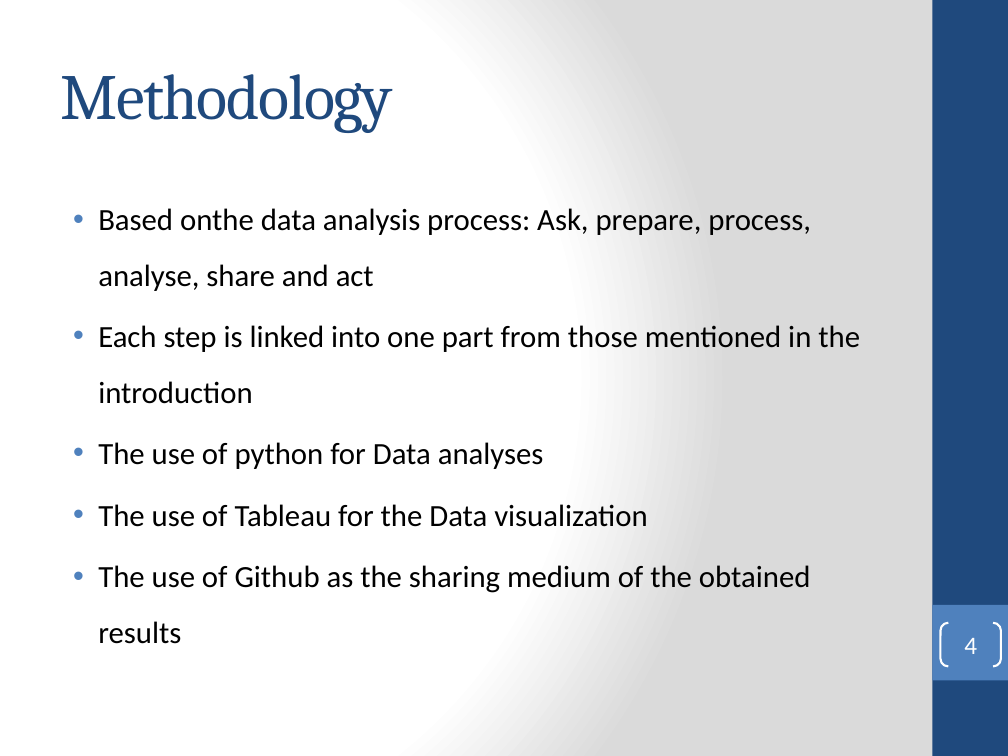
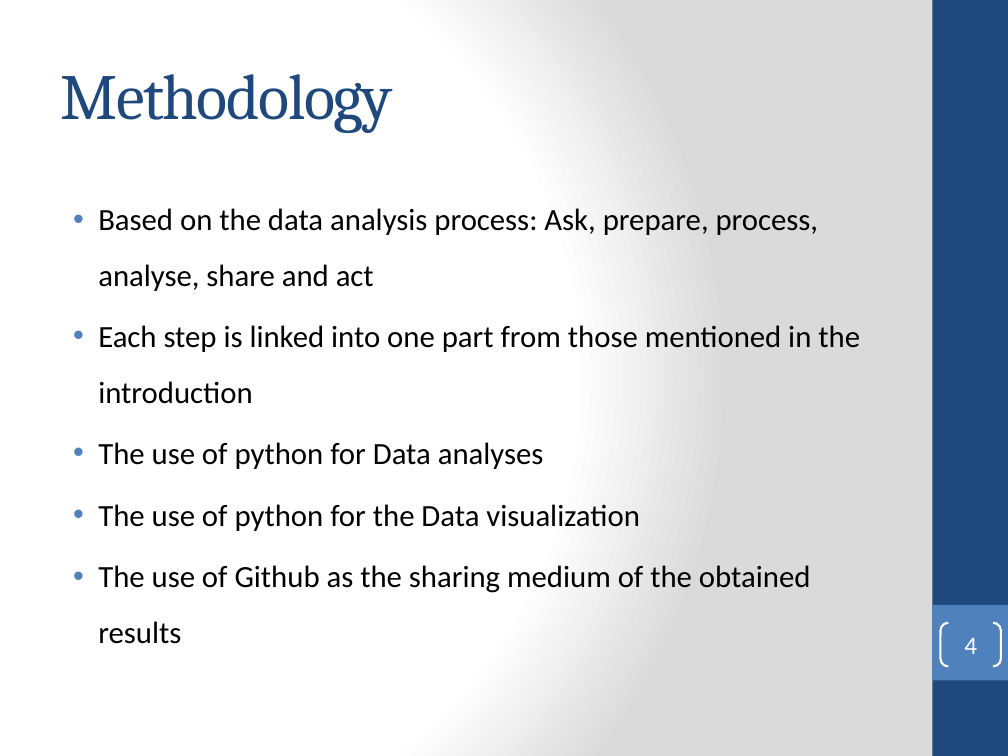
Before and after one commit to dicetvincet/Google-data-analytics-certificate, a slide deck: slide 4 of Google analytics Capstone.pptx. Drawn at 1008x756 pixels with LibreOffice and Linux fonts; fonts in the diff are those of the drawing. Boxes give left, top, right and bottom in pixels: in the first picture for what was removed or moved away, otherwise in the second. Text is boxed around its words. In the diff, an @@ line names an element or a change of style, - is before the commit and + after.

```diff
--- a/Google analytics Capstone.pptx
+++ b/Google analytics Capstone.pptx
@@ text at (98,208,819,291): spaces changed @@
-• Based onthe data analysis process: Ask, prepare, process, analyse, share and act
+• Based on the data analysis process: Ask, prepare, process, analyse, share and act
@@ text at (98,504,640,531): text changed @@
-• The use of Tableau for the Data visualization
+• The use of python for the Data visualization
```
Also in this commit, not shown: 1 other file.
